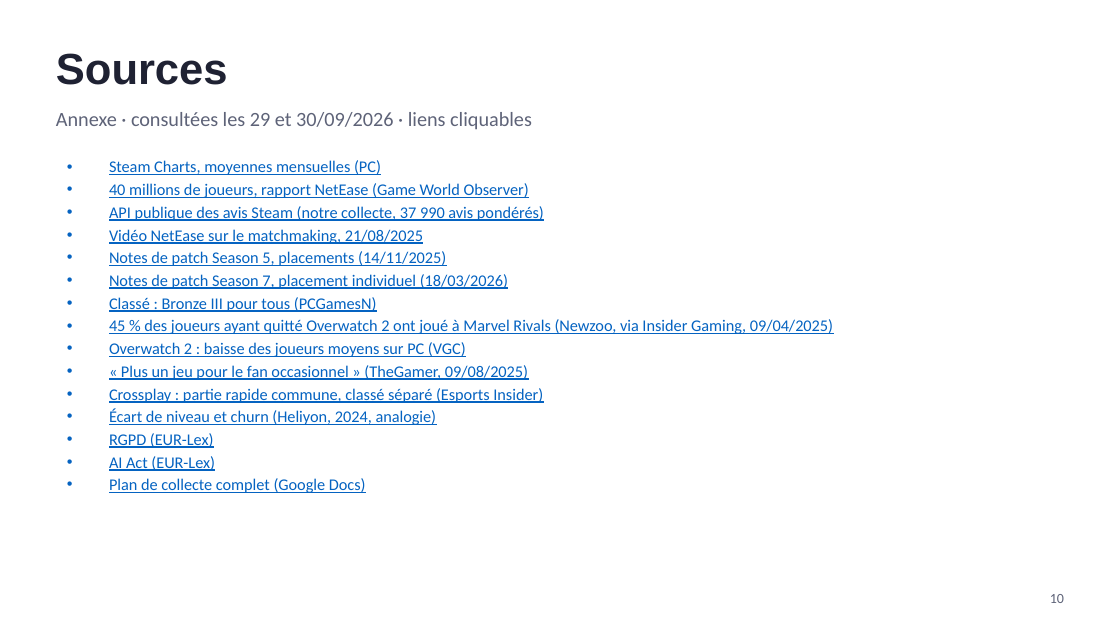
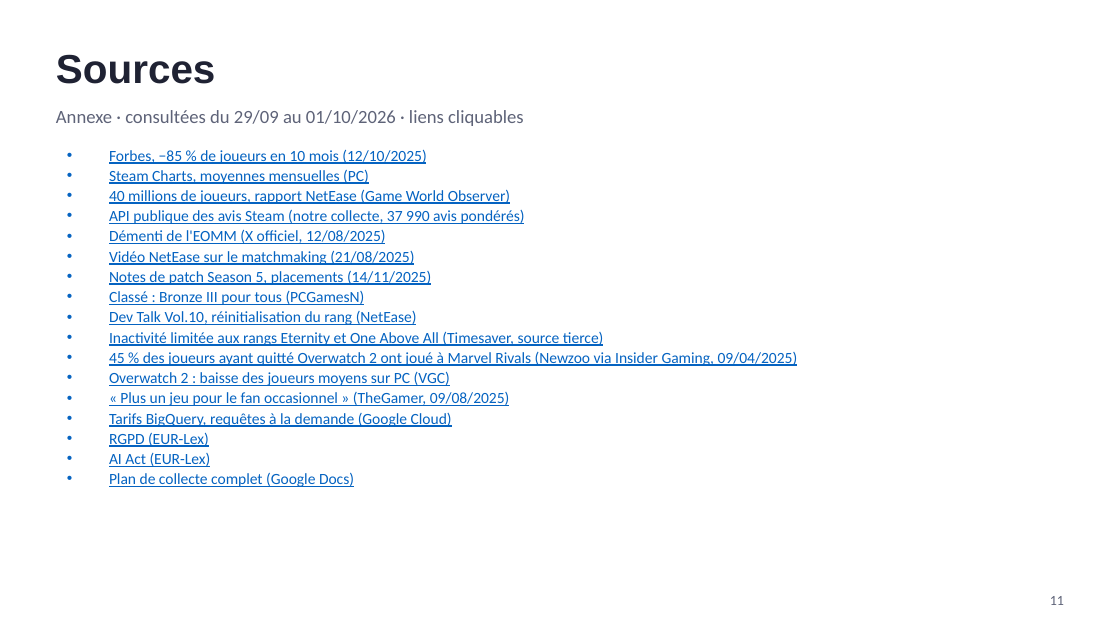
Before and after one commit to noeantoniov1-crypto/SOCIO, a slide deck: slide 11 of docs/presentation/pitch_marvel_rivals_netease.pptx (slide 10 before the commit). Drawn at 1120x630 pixels with LibreOffice and Linux fonts; fonts in the diff are those of the drawing. Boxes give left, top, right and bottom in pixels: in the first picture for what was removed or moved away, otherwise in the second. Text is boxed around its words. In the diff, an @@ line names an element or a change of style, - is before the commit and + after.

```diff
--- a/docs/presentation/pitch_marvel_rivals_netease.pptx
+++ b/docs/presentation/pitch_marvel_rivals_netease.pptx
@@ text "Sources" at [56, 54, 216, 84]: size 28 to 26 pt @@
@@ text at [56, 110, 524, 126]: text changed; size 13 to 12 pt @@
-Annexe · consultées les 29 et 30/09/2026 · liens cliquables
+Annexe · consultées du 29/09 au 01/10/2026 · liens cliquables
@@ text "Forbes, −85 % de joueurs ...": place and size @@
-text "Forbes, −85 % de joueurs ..." at [109, 160, 833, 493]
+text "Forbes, −85 % de joueurs ..." at [109, 149, 798, 487]
@@ text at [109, 149, 426, 164]: paragraph added @@
+• Forbes, −85 % de joueurs en 10 mois (12/10/2025)
@@ text at [109, 169, 525, 487]: size 10.5 to 10 pt in "Steam Charts, moyennes mensuelles (PC)", "40 millions de joueurs, rapport NetEase (Game ...", "API publique des avis Steam (notre collecte, ...", "Notes de patch Season 5, placements (14/11/2025)" and 6 more places; less space between paragraphs @@
@@ text at [109, 229, 414, 265]: text changed; size 10.5 to 10 pt @@
-• Vidéo NetEase sur le matchmaking, 21/08/2025
+• Démenti de l'EOMM (X officiel, 12/08/2025)
+• Vidéo NetEase sur le matchmaking (21/08/2025)
@@ text at [109, 274, 508, 289]: paragraph removed @@
-• Notes de patch Season 7, placement individuel (18/03/2026)
@@ text at [109, 311, 798, 366]: text changed; size 10.5 to 10 pt @@
-• 45 % des joueurs ayant quitté Overwatch 2 ont joué à Marvel Rivals (Newzoo, via Insider Gaming, 09/04/2025)
+• Dev Talk Vol.10, réinitialisation du rang (NetEase)
+• Inactivité limitée aux rangs Eternity et One Above All (Timesaver, source tierce)
+• 45 % des joueurs ayant quitté Overwatch 2 ont joué à Marvel Rivals (Newzoo via Insider Gaming, 09/04/2025)
@@ text at [109, 413, 452, 427]: text changed; size 10.5 to 10 pt @@
-• Crossplay : partie rapide commune, classé séparé (Esports Insider)
-• Écart de niveau et churn (Heliyon, 2024, analogie)
+• Tarifs BigQuery, requêtes à la demande (Google Cloud)
@@ text removed at [1050, 594, 1064, 603] @@
-10
@@ text added at [1050, 596, 1064, 605], 9 pt, text #5E6378 @@
+11
```
Also in this commit, not shown: 5 other slides changed, 6 slides added, 4 slides removed, 2 other files.
